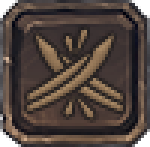
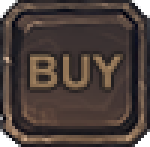
The second 150 x 147 image is a revision of the first. Changes to its layers:
added layer "Layer 36" above "Layer 35" over left=30, top=54, right=123, bottom=90
hid "Layer 25" over left=27, top=27, right=123, bottom=120
